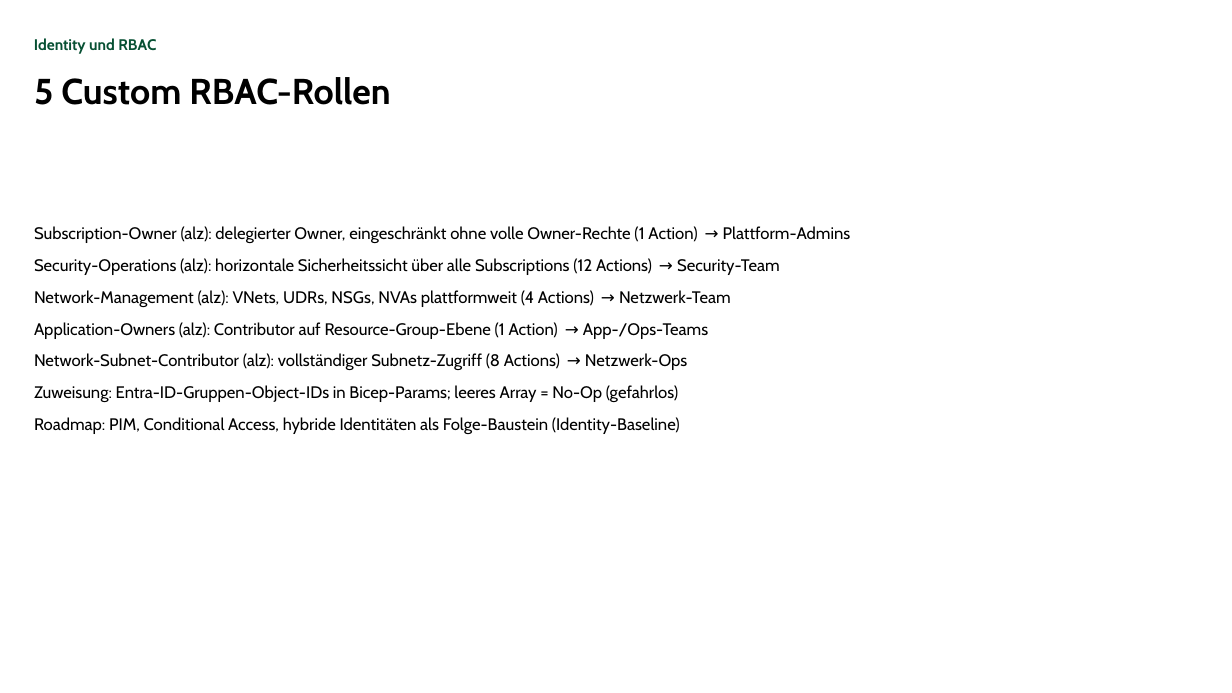
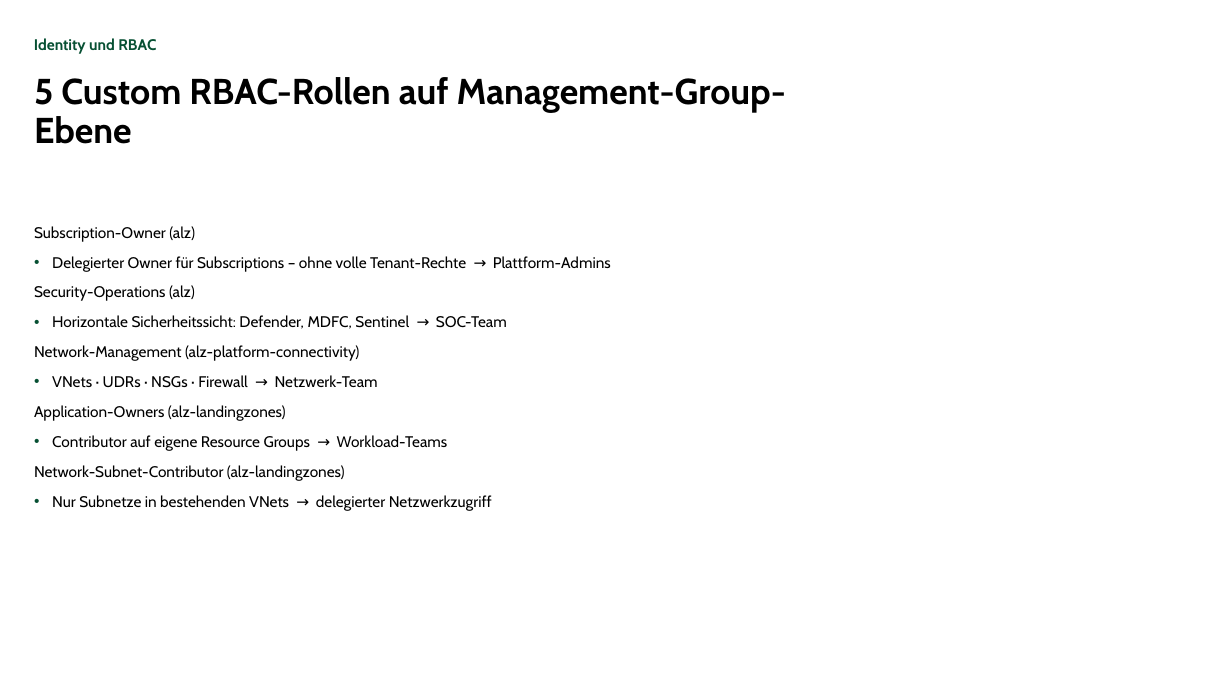
Before and after one commit to YannickBeck/azure-landing-zone, a slide deck: slide 25 of docs/konzept/Powerpoint/Azure-Landing-Zone-Konzept.pptx. Drawn at 1232x693 pixels with LibreOffice and Linux fonts; fonts in the diff are those of the drawing; background and template pictures are left out. Boxes give left, top, right and bottom in pixels: in the first picture for what was removed or moved away, otherwise in the second. Text is boxed around its words. In the diff, an @@ line names an element or a change of style, - is before the commit and + after.

```diff
--- a/docs/konzept/Powerpoint/Azure-Landing-Zone-Konzept.pptx
+++ b/docs/konzept/Powerpoint/Azure-Landing-Zone-Konzept.pptx
@@ title at (x1=34, y1=77, x2=786, y2=144): text changed @@
-5 Custom RBAC-Rollen
+5 Custom RBAC-Rollen auf Management-Group-Ebene
@@ text at (x1=34, y1=226, x2=611, y2=511): text changed; size 13 to 12 pt @@
-Subscription-Owner (alz): delegierter Owner, eingeschränkt ohne volle Owner-Rechte (1 Action) → Plattform-Admins
-Security-Operations (alz): horizontale Sicherheitssicht über alle Subscriptions (12 Actions) → Security-Team
-Network-Management (alz): VNets, UDRs, NSGs, NVAs plattformweit (4 Actions) → Netzwerk-Team
-Application-Owners (alz): Contributor auf Resource-Group-Ebene (1 Action) → App-/Ops-Teams
-Network-Subnet-Contributor (alz): vollständiger Subnetz-Zugriff (8 Actions) → Netzwerk-Ops
-Zuweisung: Entra-ID-Gruppen-Object-IDs in Bicep-Params; leeres Array = No-Op (gefahrlos)
-Roadmap: PIM, Conditional Access, hybride Identitäten als Folge-Baustein (Identity-Baseline)
+Subscription-Owner (alz)
+  • Delegierter Owner für Subscriptions – ohne volle Tenant-Rechte → Plattform-Admins
+Security-Operations (alz)
+  • Horizontale Sicherheitssicht: Defender, MDFC, Sentinel → SOC-Team
+Network-Management (alz-platform-connectivity)
+  • VNets · UDRs · NSGs · Firewall → Netzwerk-Team
+Application-Owners (alz-landingzones)
+  • Contributor auf eigene Resource Groups → Workload-Teams
+Network-Subnet-Contributor (alz-landingzones)
+  • Nur Subnetze in bestehenden VNets → delegierter Netzwerkzugriff
```
Also in this commit, not shown: 24 other slides changed, 12 slides added, 17 slides removed, 1 other file.
